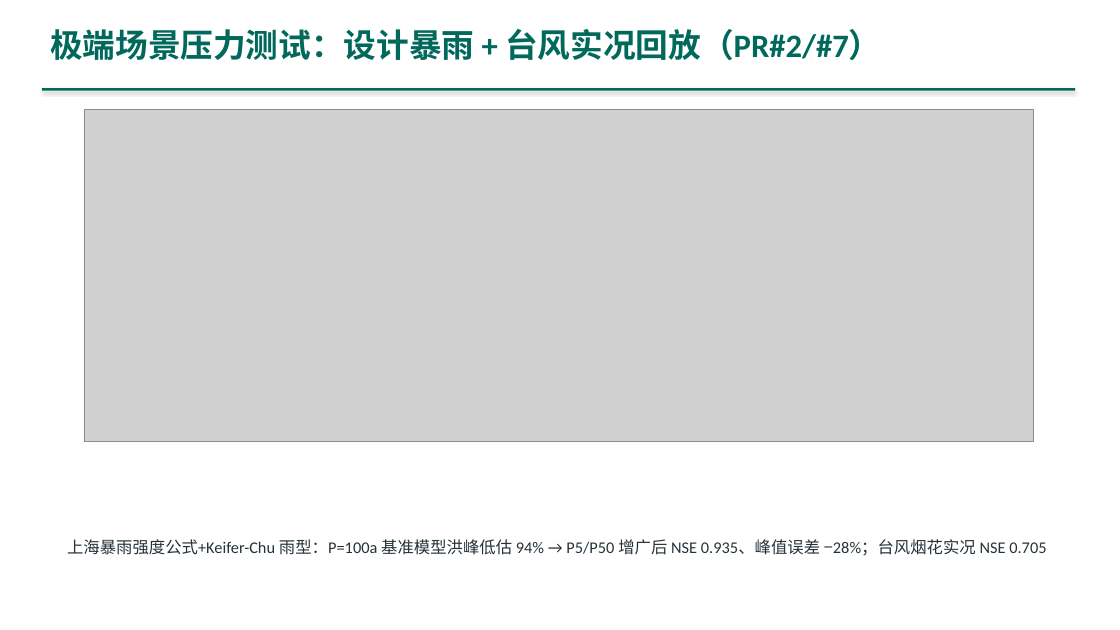
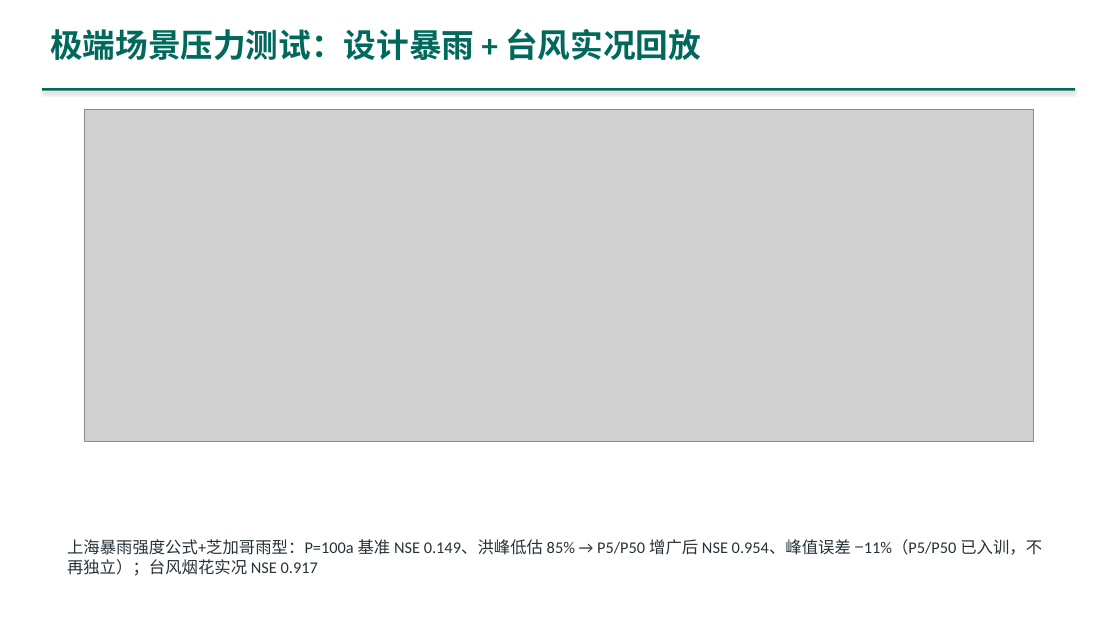
Before and after one commit to dao-genesis/meec8-topic7-showcase, a slide deck: slide 18 of downloads/演示PPT_主题七.pptx. Drawn at 1120x630 pixels with LibreOffice and Linux fonts; fonts in the diff are those of the drawing; grey boxes stand for pictures. Boxes give left, top, right and bottom in pixels: in the first picture for what was removed or moved away, otherwise in the second. Text is boxed around its words. In the diff, an @@ line names an element or a change of style, - is before the commit and + after.

```diff
--- a/downloads/演示PPT_主题七.pptx
+++ b/downloads/演示PPT_主题七.pptx
@@ text at <box>50,29,701,60</box>: text changed @@
-极端场景压力测试：设计暴雨 + 台风实况回放（PR#2/#7）
+极端场景压力测试：设计暴雨 + 台风实况回放
@@ text at <box>67,539,1042,576</box>: text changed @@
-上海暴雨强度公式+Keifer-Chu 雨型：P=100a 基准模型洪峰低估 94% → P5/P50 增广后 NSE 0.935、峰值误差 −28%；台风烟花实况 NSE 0.705
+上海暴雨强度公式+芝加哥雨型：P=100a 基准 NSE 0.149、洪峰低估 85% → P5/P50 增广后 NSE 0.954、峰值误差 −11%（P5/P50 已入训，不再独立）；台风烟花实况 NSE 0.917
```
Also in this commit, not shown: 14 other slides changed, 2 slides added, 47 other files.
